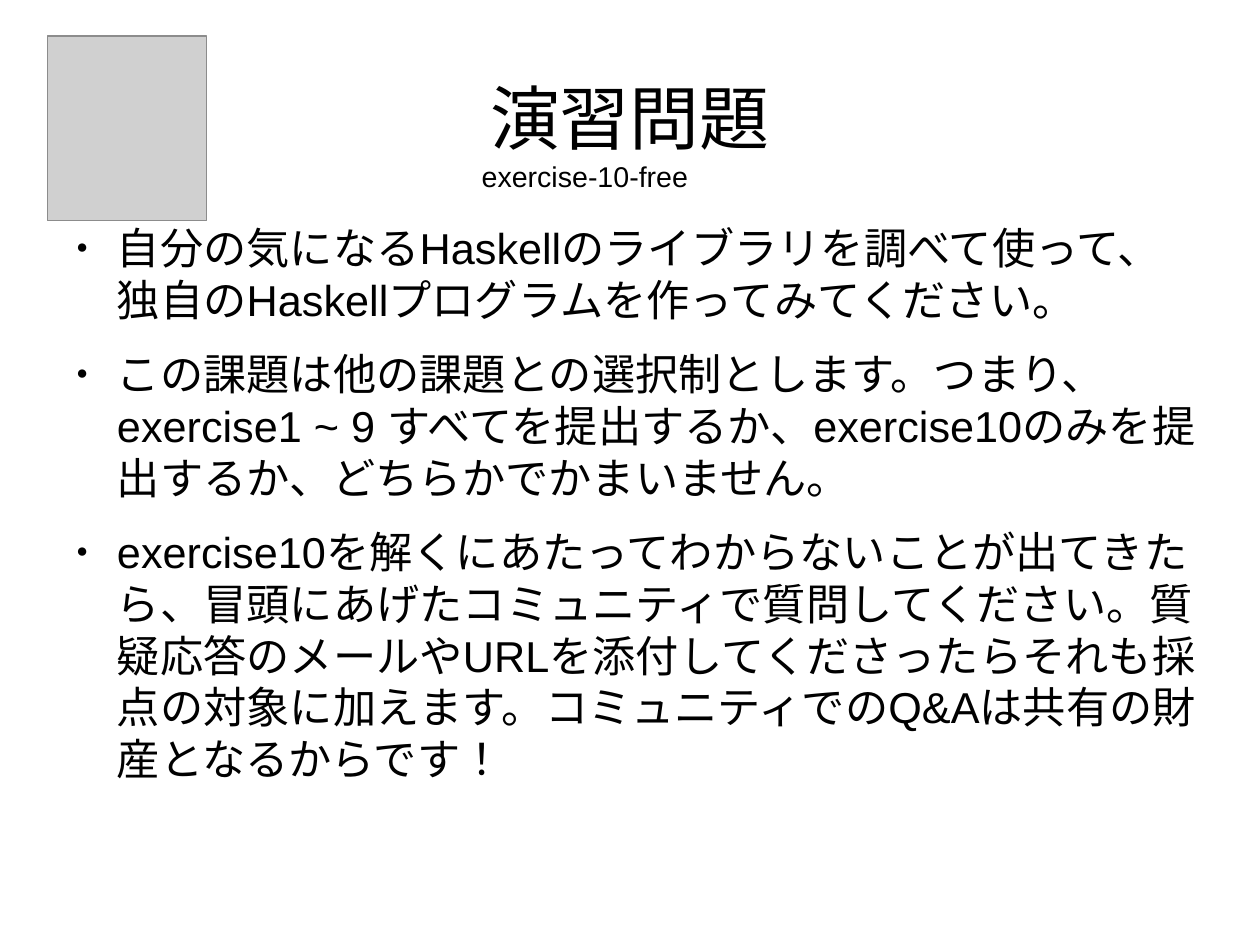
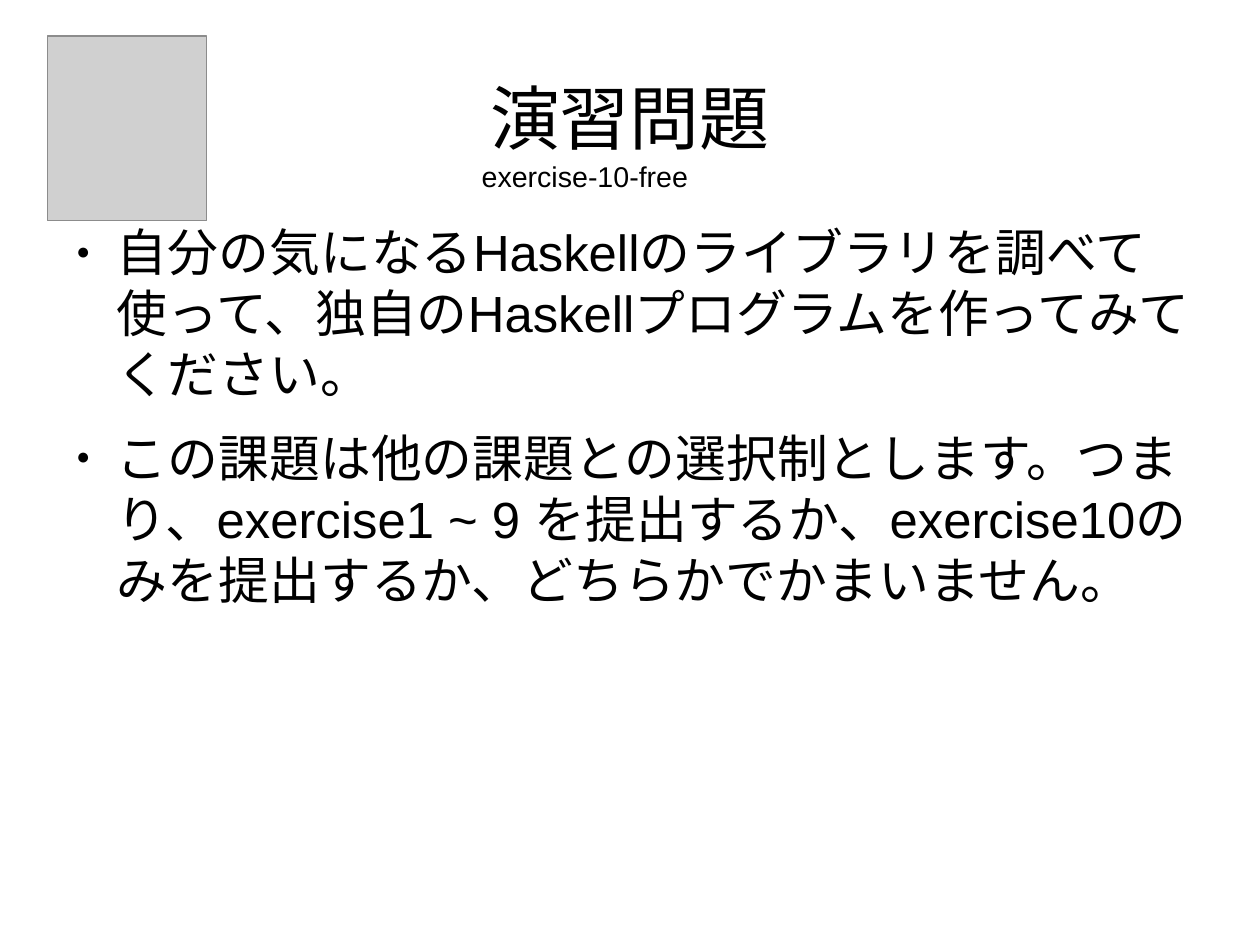
Before and after one commit to nushio3/learn-haskell, a slide deck: slide 115 of Tsukuba-2016.odp (slide 113 before the commit). Drawn at 1260x945 pixels with LibreOffice and Linux fonts; fonts in the diff are those of the drawing; grey boxes stand for pictures. Boxes give left, top, right and bottom in pixels: in the first picture for what was removed or moved away, otherwise in the second. Text is boxed around its words. In the diff, an @@ line names an element or a change of style, - is before the commit and + after.

```diff
--- a/Tsukuba-2016.odp
+++ b/Tsukuba-2016.odp
@@ text at box(117, 220, 1190, 396): size 27.2 to 32 pt in "自分の気になるHaskellのライブラリを調べて使って、独自のHaskellプログラムを作ってみてください。" @@
@@ text at box(117, 434, 1187, 603): text changed; size 27.2 to 32 pt @@
-● この課題は他の課題との選択制とします。つまり、exercise1 ~ 9 すべてを提出するか、exercise10のみを提出するか、どちらかでかまいません。
-● exercise10を解くにあたってわからないことが出てきたら、冒頭にあげたコミュニティで質問してください。質疑応答のメールやURLを添付してくださったらそれも採点の対象に加えます。コミュニティでのQ&Aは共有の財産となるからです！
+● この課題は他の課題との選択制とします。つまり、exercise1 ~ 9 を提出するか、exercise10のみを提出するか、どちらかでかまいません。
```
Also in this commit, not shown: 3 other slides changed, 4 slides added.
